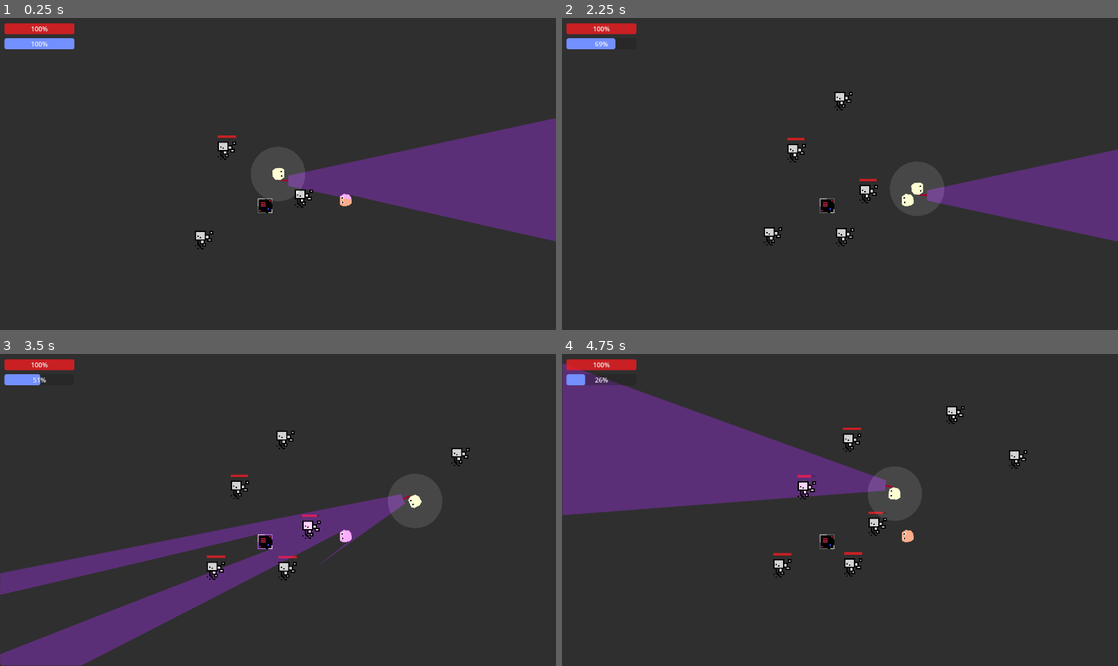
Above: before the commit, frames 1-4 (two rows, left to right).
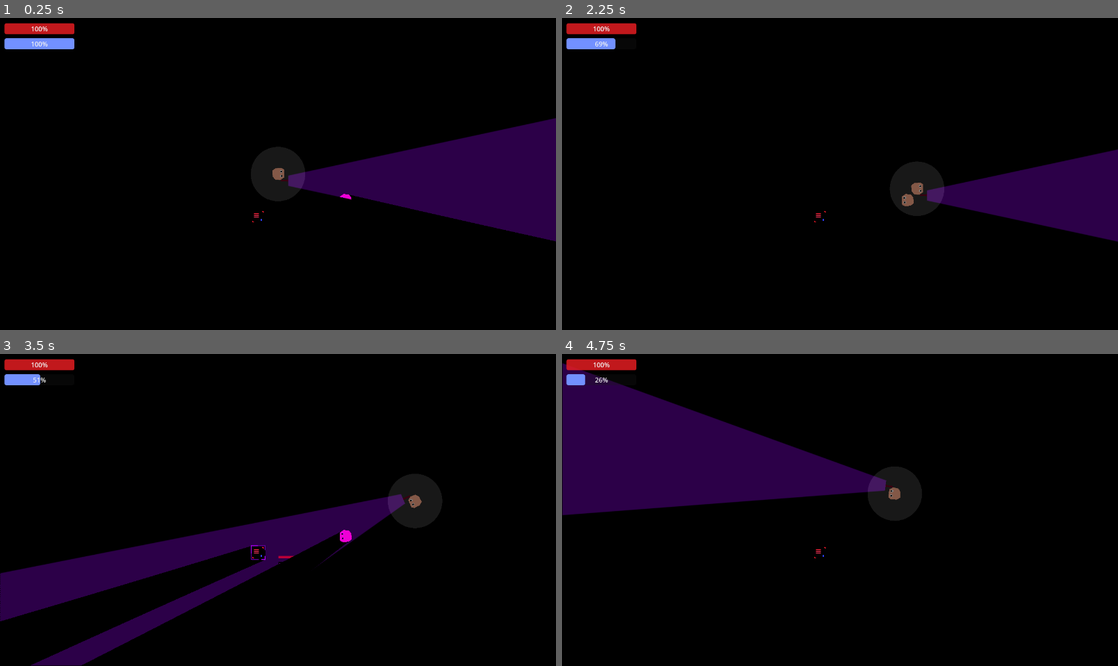
Above: after the commit, the same moments.

Repository: mncc8337/blashout
Game: Godot game, scene res://scenes/main.tscn
The game is run twice, just before and just after one commit, with the same random seed, the same clock (stepped at 60 frames per second) and the same inputs.
Inputs (mouse positions are in pixels of both pictures, inside the frame that each line leads up to):
- Up to frame 1 (0.25 s): no input
- Up to frame 2 (2.25 s): move the mouse to (962, 158) at 0.52 s; hold D (right) 0.53-1.28 s; hold Shift (run) 0.53-1.28 s; move the mouse to (728, 189) at 1.27 s; hold S (down) 1.28-2.03 s; tap Shift (run) at 1.35 s; move the mouse to (895, 105) at 2.02 s; hold D (right) from 2.03 s (still down); hold Shift (run) from 2.03 s (still down)
- Up to frame 3 (3.5 s): move the mouse to (250, 572) at 2.77 s; release D (right) at 2.78 s; release Shift (run) at 2.78 s; hold W (up) from 2.78 s (still down); tap Shift (run) at 2.85 s
- Up to frame 4 (4.75 s): move the mouse to (1006, 556) at 3.52 s; release W (up) at 3.53 s; hold Shift (run) 3.53-4.28 s; hold A (left) from 3.53 s (still down); move the mouse to (673, 463) at 4.27 s; tap Shift (run) at 4.35 s

The runs differ from the first frame. In frame 1, 99% of the frame differs, in the area x 0-100%, y 0-100%; in frame 2, 99%; in frame 3, 99%; in frame 4, 99%.

Commit message:
pretty playable rn

Diff:
--- a/scenes/main.tscn
+++ b/scenes/main.tscn
@@ -1,11 +1,10 @@
-[gd_scene load_steps=16 format=3 uid="uid://l0v0ojsdp6s8"]
+[gd_scene load_steps=15 format=3 uid="uid://l0v0ojsdp6s8"]
 
 [ext_resource type="PackedScene" uid="uid://cs0scqiespkx4" path="res://scenes/player.tscn" id="1_ir80p"]
 [ext_resource type="Script" path="res://scripts/main.gd" id="1_s6gpx"]
 [ext_resource type="PackedScene" uid="uid://biy8681uytdb" path="res://scenes/wall.tscn" id="2_222mk"]
 [ext_resource type="Script" path="res://scripts/UI.gd" id="3_cbocj"]
 [ext_resource type="PackedScene" uid="uid://bdtknlk2qmu1v" path="res://scenes/blck.tscn" id="4_661in"]
-[ext_resource type="PackedScene" uid="uid://bycwegn7joe5n" path="res://scenes/foe.tscn" id="5_2h47a"]
 
 [sub_resource type="OccluderPolygon2D" id="OccluderPolygon2D_f5l68"]
 cull_mode = 1
@@ -53,7 +52,6 @@
 polygon = PackedVector2Array(-169, -181, 1244, -183, 1229, 759, -168, 759)
 
 [node name="CanvasModulate" type="CanvasModulate" parent="."]
-visible = false
 color = Color(0, 0, 0, 1)
 
 [node name="player" parent="." instance=ExtResource("1_ir80p")]
@@ -146,17 +144,9 @@
 text = "concu chim"
 
 [node name="block" parent="." instance=ExtResource("4_661in")]
-position = Vector2(651, 462)
+position = Vector2(634, 489)
 
 [node name="foes" type="Node" parent="."]
-
-[node name="foe" parent="foes" instance=ExtResource("5_2h47a")]
-
-[node name="foe2" parent="foes" instance=ExtResource("5_2h47a")]
-position = Vector2(557, 327)
-
-[node name="foe3" parent="foes" instance=ExtResource("5_2h47a")]
-position = Vector2(501, 550)
 
 [node name="death_UI" type="CanvasLayer" parent="."]
 process_mode = 3
@@ -180,3 +170,7 @@
 
 [node name="foe_spawn_timer" type="Timer" parent="."]
 autostart = true
+
+[node name="difficulty_timer" type="Timer" parent="."]
+wait_time = 30.0
+autostart = true
--- a/scenes/player.tscn
+++ b/scenes/player.tscn
@@ -125,3 +125,6 @@
 
 [node name="ray8" type="RayCast2D" parent="flashlight"]
 target_position = Vector2(3000, 375)
+
+[node name="healing_timer" type="Timer" parent="."]
+autostart = true
--- a/scripts/main.gd
+++ b/scripts/main.gd
@@ -4,6 +4,7 @@
 
 var rng = RandomNumberGenerator.new()
 
+@export var difficulty_time:float = 30
 @export var foe_spawn_delay:float = 1
 @onready var foe_model = preload("res://scenes/foe.tscn")
 
@@ -14,6 +15,12 @@
 
 	$foe_spawn_timer.wait_time = foe_spawn_delay
 	$foe_spawn_timer.timeout.connect(spawn_foe)
+
+	$difficulty_timer.wait_time = difficulty_time
+	$difficulty_timer.timeout.connect(increase_diff)
+
+func increase_diff():
+	$foe_spawn_timer.wait_time *= 0.9
 
 func spawn_foe():
 	var foe_instance = foe_model.instantiate()
--- a/scripts/player.gd
+++ b/scripts/player.gd
@@ -11,10 +11,11 @@
 var current_dir = Vector2(1, 0)
 var is_running = false
 
-@export var max_attack_dmg:float = 1
-var attack_dmg
-var health = 100
-var stamina = 100
+@export var max_attack_dmg:float = 3
+@export var healing_time:float = 30
+var attack_dmg:float
+var health:float = 100
+var stamina:float = 100
 var is_exhausted = false
 
 func _ready():
@@ -22,8 +23,12 @@
 	camera = viewport.get_camera_2d()
 
 	attack_dmg = max_attack_dmg / $flashlight.get_child_count()
+	someone_attack_me_help.connect(on_being_attacked)
+	$healing_timer.wait_time = healing_time
+	$healing_timer.timeout.connect(heal)
 
-	someone_attack_me_help.connect(on_being_attacked)
+func heal():
+	health = clamp(health + 5, 0, 100)
 
 func on_being_attacked(damage):
 	health -= damage
@@ -74,10 +79,22 @@
 
 	# after rotate, check if can attack
 	for ray in $flashlight.get_children():
-		var obj = ray.get_collider()
-		if obj != null:
+		var objects_collide = []
+		while ray.is_colliding():
+			var obj = ray.get_collider()
+			if obj == null:
+				break
 			if obj.is_in_group("foe"):
-				obj.being_attacked.emit(attack_dmg)
+				objects_collide.append(obj)
+				ray.add_exception(obj)
+				ray.force_raycast_update()
+			else:
+				break
+		var dmg_multiplier = 1
+		for obj in objects_collide:
+			obj.being_attacked.emit(attack_dmg * dmg_multiplier)
+			ray.remove_exception(obj)
+			dmg_multiplier *= 0.9
 
 	velocity *= 1 - FRICTION
 
